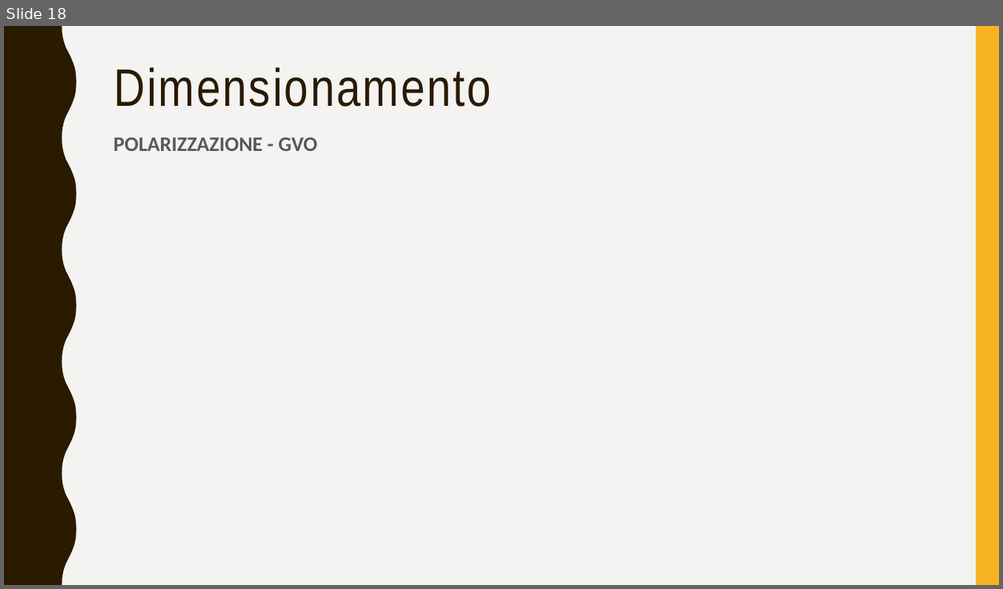
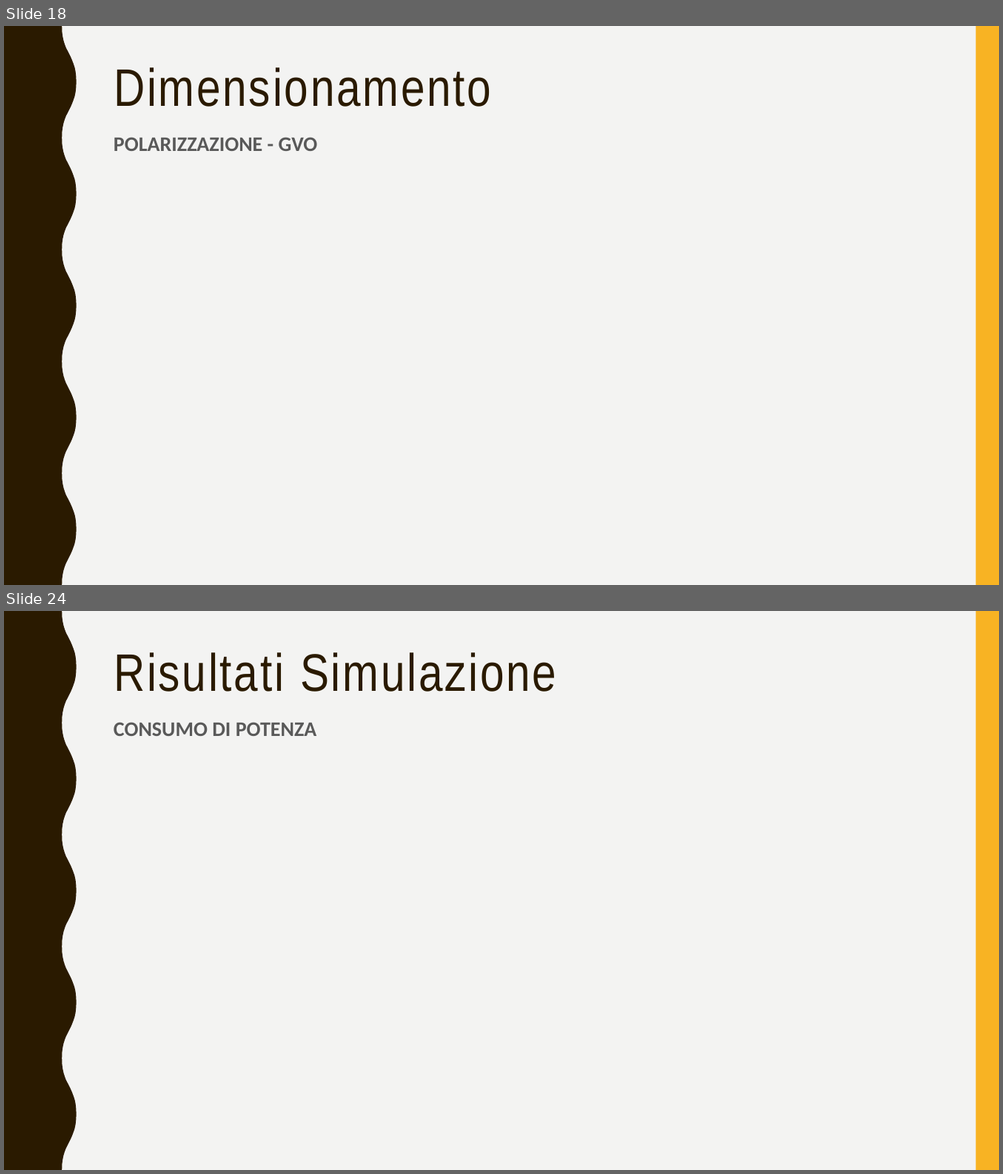
Before and after one commit to alessio-capello/MicroElectronics, a slide deck: MicroB/MicroBpresentazione.pptx. Shown one above the other, each under a label of ours: slide 18 before the commit, slides 18 and 24 after it; the slides between them are not shown. The pictures are 1003x589 and 1003x1174 pixels, drawn with LibreOffice and Linux fonts; fonts in the diff are those of the drawing; grey boxes stand for pictures. Boxes give left, top, right and bottom in pixels: in the first picture for what was removed or moved away, otherwise in the second. Text is boxed around its words. In the diff, an @@ line names an element or a change of style, - is before the commit and + after.

```diff
--- a/MicroB/MicroBpresentazione.pptx
+++ b/MicroB/MicroBpresentazione.pptx
@@ slide 24 added at box(4, 611, 999, 1170), background #F3F3F2; not listed: 2 template elements that a slide beside it also shows @@
@@ title added at box(114, 652, 556, 692), 51 pt, text #2A1A00 @@
+Risultati Simulazione
@@ text added at box(114, 722, 316, 736), 20 pt, text #595959, bold @@
+CONSUMO DI POTENZA
```
Also in this commit, not shown: 3 slides changed, 5 other slides added, 14 other files.
